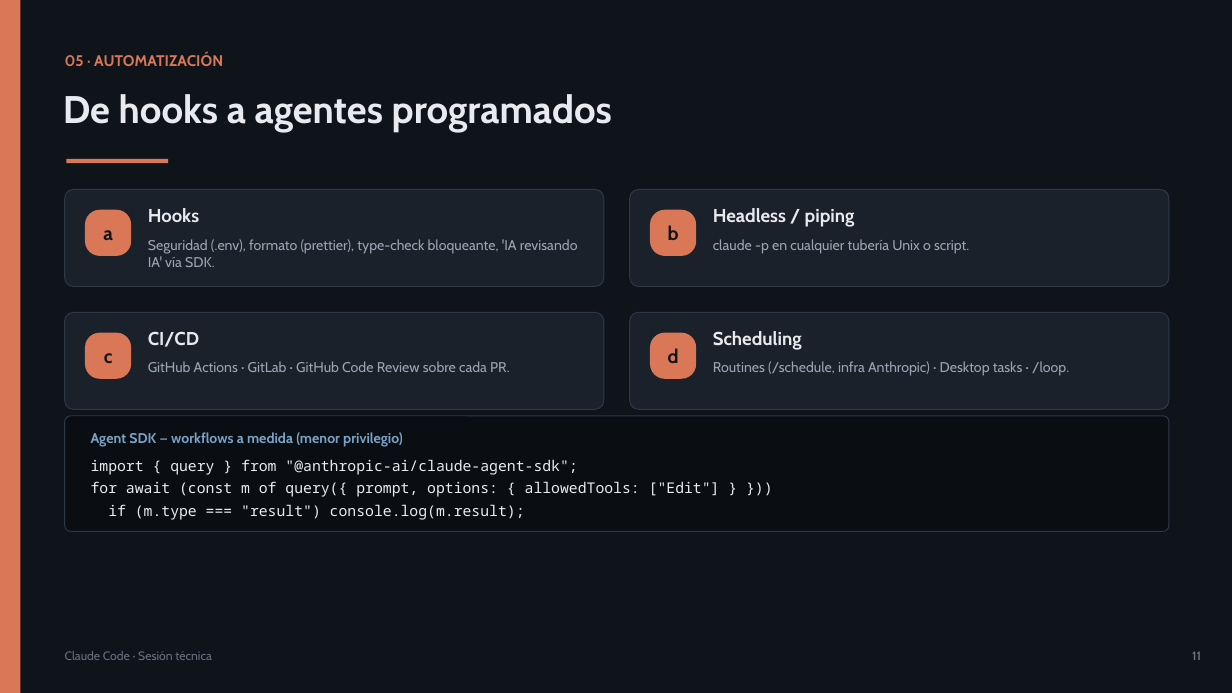
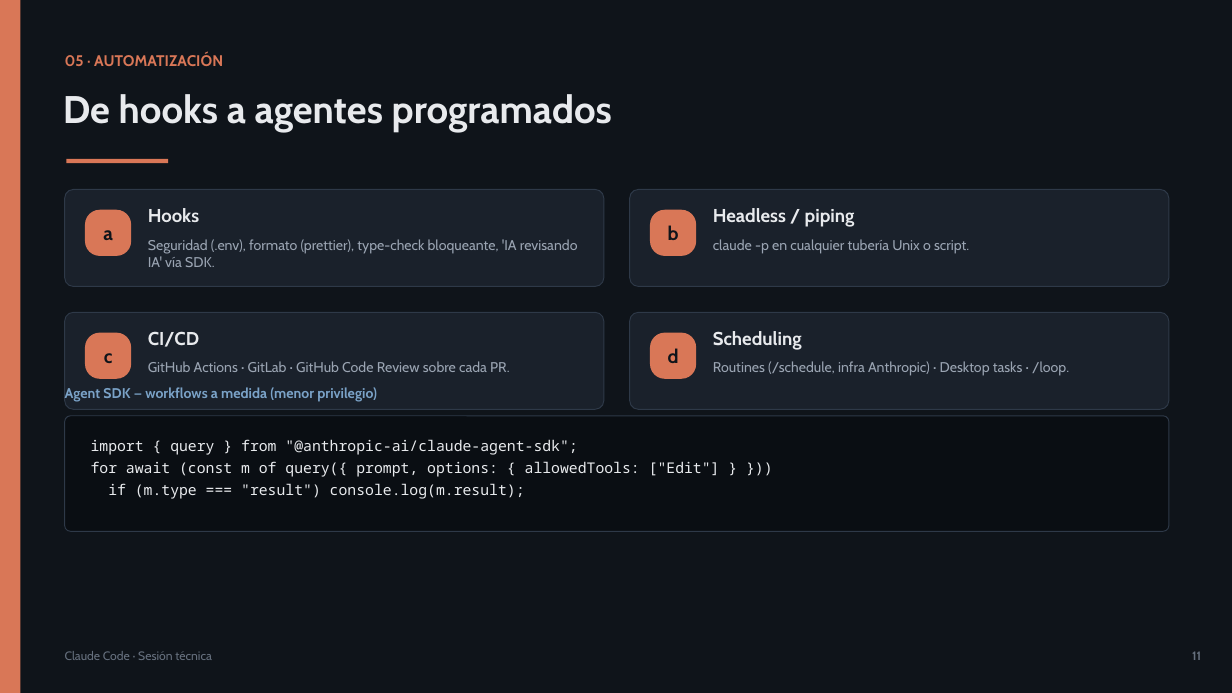
Before and after one commit to olonok69/claude_code_ml_engineer, a slide deck: slide 11 of presentacion/Claude_Code_Presentacion.pptx. Drawn at 1232x693 pixels with LibreOffice and Linux fonts; fonts in the diff are those of the drawing. Boxes give left, top, right and bottom in pixels: in the first picture for what was removed or moved away, otherwise in the second. Text is boxed around its words. In the diff, an @@ line names an element or a change of style, - is before the commit and + after.

```diff
--- a/presentacion/Claude_Code_Presentacion.pptx
+++ b/presentacion/Claude_Code_Presentacion.pptx
@@ text "Agent SDK — workflows a ...": place and size @@
-text "Agent SDK — workflows a ..." at (91, 432, 403, 447)
+text "Agent SDK — workflows a ..." at (65, 387, 377, 402)
@@ text "import { query } from ...": place and size @@
-text "import { query } from ..." at (91, 459, 720, 520)
+text "import { query } from ..." at (91, 439, 720, 499)
```
Also in this commit, not shown: 3 other slides changed, 1 slide added, 4 other files.
